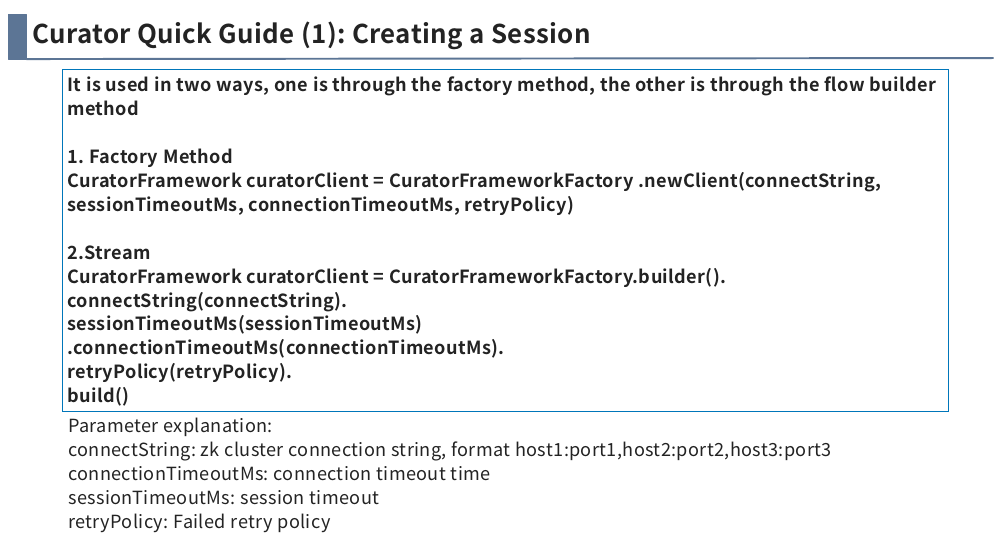
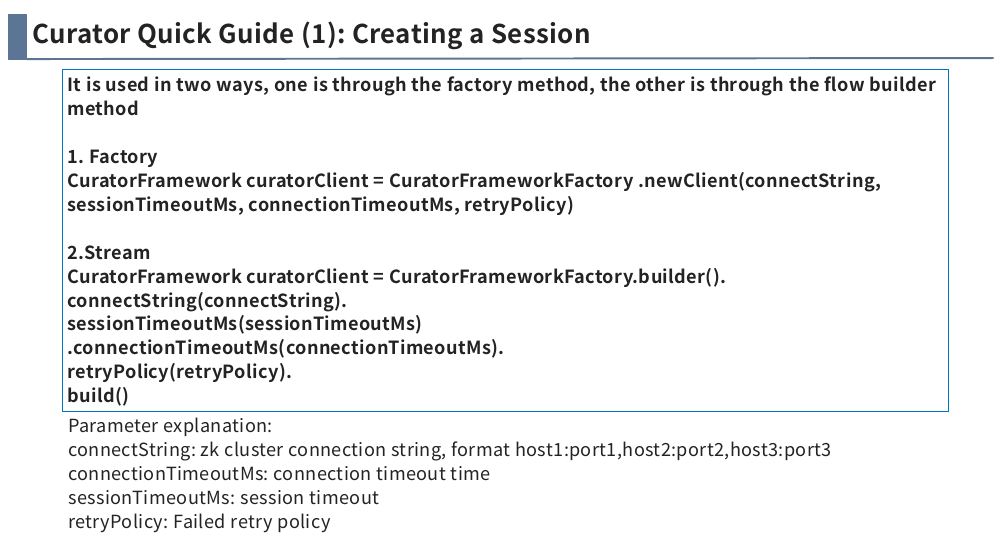
Before and after one commit to anigkus/anigkus.github.io, a slide deck: slide 9 of docs/assets/images/curator-internal-implementation-mechanism/Curator internal implementation mechanism-Anigkus.pptx. Drawn at 1008x550 pixels with LibreOffice and Linux fonts; fonts in the diff are those of the drawing. Boxes give left, top, right and bottom in pixels: in the first picture for what was removed or moved away, otherwise in the second. Text is boxed around its words. In the diff, an @@ line names an element or a change of style, - is before the commit and + after.

```diff
--- a/docs/assets/images/curator-internal-implementation-mechanism/Curator internal implementation mechanism-Anigkus.pptx
+++ b/docs/assets/images/curator-internal-implementation-mechanism/Curator internal implementation mechanism-Anigkus.pptx
@@ text in rectangle at bbox=[67, 149, 158, 167]: text changed @@
-1. Factory Method
+1. Factory
```
Also in this commit, not shown: 3 other slides changed, 2 other files.
